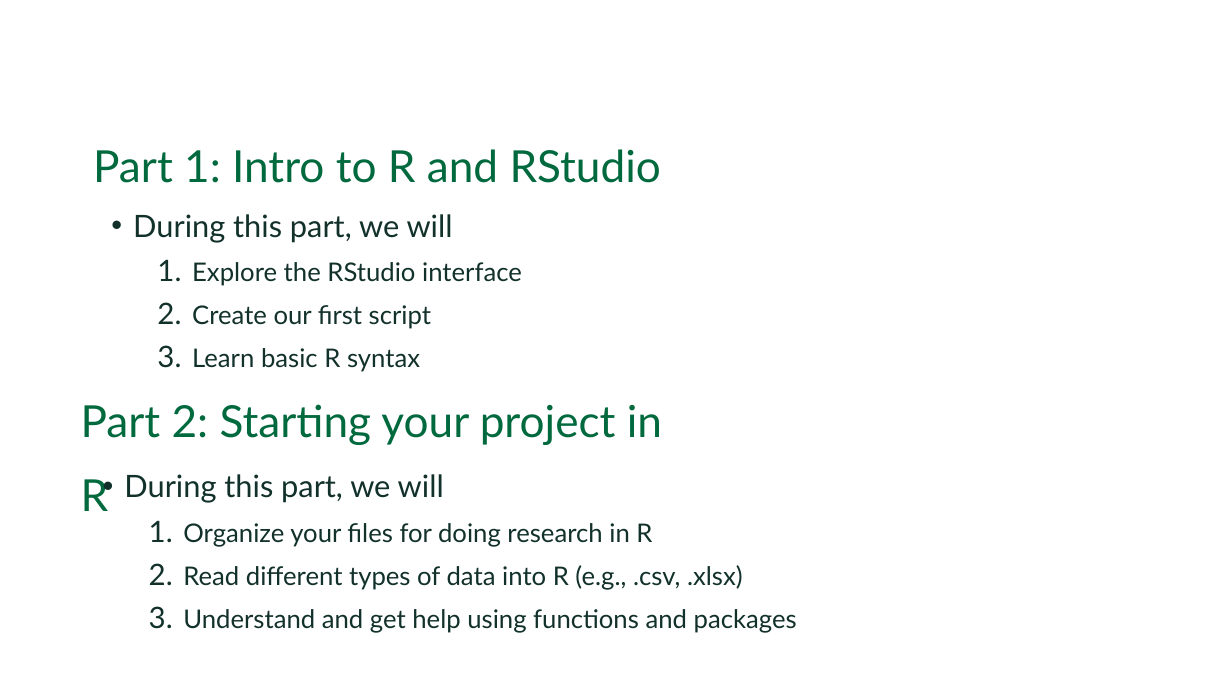
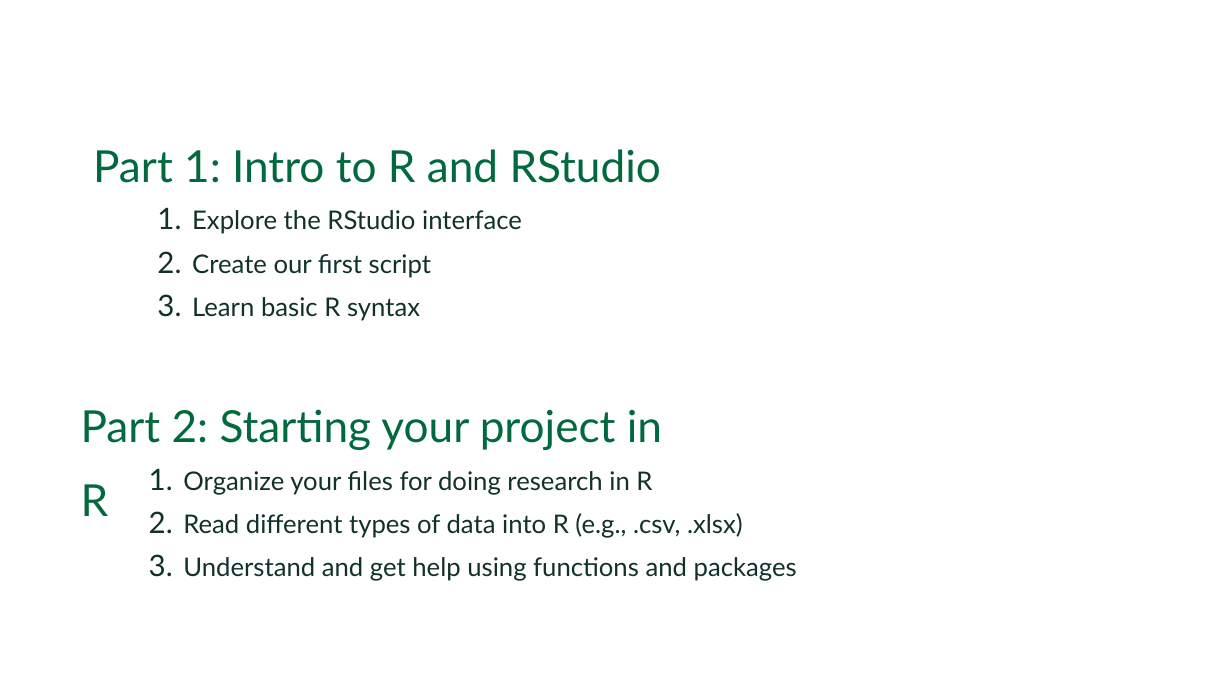
Before and after one commit to Dartmouth-Libraries/r_research-fundamentals_ws, a slide deck: slide 2 of slides/01b_R_intro_data_functions.pptx. Drawn at 1232x693 pixels with LibreOffice and Linux fonts; fonts in the diff are those of the drawing; background and template pictures are left out. Boxes give left, top, right and bottom in pixels: in the first picture for what was removed or moved away, otherwise in the second. Text is boxed around its words. In the diff, an @@ line names an element or a change of style, - is before the commit and + after.

```diff
--- a/slides/01b_R_intro_data_functions.pptx
+++ b/slides/01b_R_intro_data_functions.pptx
@@ text at (x1=133, y1=214, x2=453, y2=243): paragraph removed @@
-  • During this part, we will
@@ text "Part 2: Starting your project ..." moved from (x1=81, y1=404, x2=662, y2=511) to (x1=81, y1=409, x2=662, y2=516) @@
@@ text at (x1=124, y1=474, x2=444, y2=503): paragraph removed @@
-  • During this part, we will
```
Also in this commit, not shown: 2 other slides changed, 3 slides added, 3 other files.
